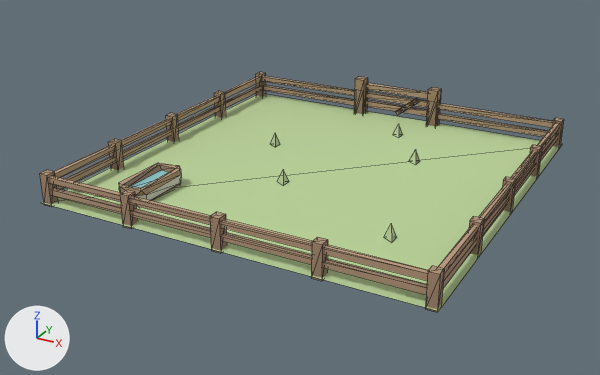
Two versions of the glTF model client/public/models/pasture.glb, one commit apart.
One viewpoint serves both versions: a 50 mm camera at (2.68, -5.24, 2.46) aimed at (-0.1, -0.18, -0.07). Arrows for +X, +Y and +Z are at lower left; the lights stay in place. The picture after the commit comes second. Mesh edges are drawn as thin lines. Vertices at exactly the same position are counted once.

Objects in the first picture: 'pasture'.
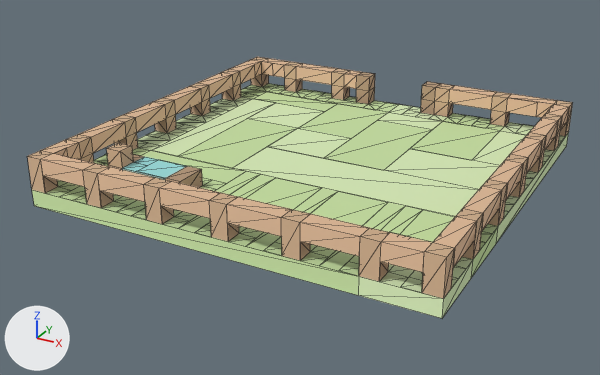
Edits to the scene script, one JSON object a line:
```json
{"block": "me_pasture", "where": "# used by ob_pasture; location = (0.0, 0.0, 0.0)"}
{"op": "remove", "block": "me_pasture", "code": "me_pasture.from_pydata(...)  # 306 vertices, 339 faces; spans x -1.47..1.47, y -1.47..1.47, z 0.0..0.34"}
{"op": "add", "block": "me_pasture", "code": "me_pasture.from_pydata(...)  # 540 vertices, 830 faces; spans x -1.5..1.5, y -1.5..1.5, z 0.0..0.38"}
{"block": "me_pasture", "change": "me_pasture part 1: the loose piece of 4 vertices spanning x -1.47..1.47, y -1.47..1.47, z 0.02 is rebuilt with 540 vertices and now spans x -1.5..1.5, y -1.5..1.5, z 0.0..0.38"}
{"block": "me_pasture", "change": "me_pasture part 2: 26 loose pieces with 214 vertices, spanning x -1.46..1.46, y -1.46..1.47, z 0.0..0.34, are deleted"}
{"block": "me_pasture", "change": "me_pasture part 3"}
{"block": "me_pasture", "change": "88 vertices are removed from x -1.44..1.44, y -1.44..1.47, z 0.08..0.22"}
{"block": "me_pasture", "change": "66 faces are deleted"}
```

Boxes [x1, y1, x2, y2] around the edits, measured in the pictures (600 x 375 px):
```json
{"object": "pasture", "change": "reshaped", "before": [39, 72, 564, 312], "after": [27, 57, 573, 318], "on screen": "9% taller"}
{"part": 1, "of": "me_pasture", "change": "rebuilt", "before": [40, 94, 562, 311], "after": [27, 57, 573, 318], "on screen": "20% taller"}
{"part": 2, "of": "me_pasture", "change": "deleted", "before": [39, 72, 564, 312]}
{"part": 3, "of": "me_pasture", "change": "deleted", "before": [49, 76, 559, 295]}
```
